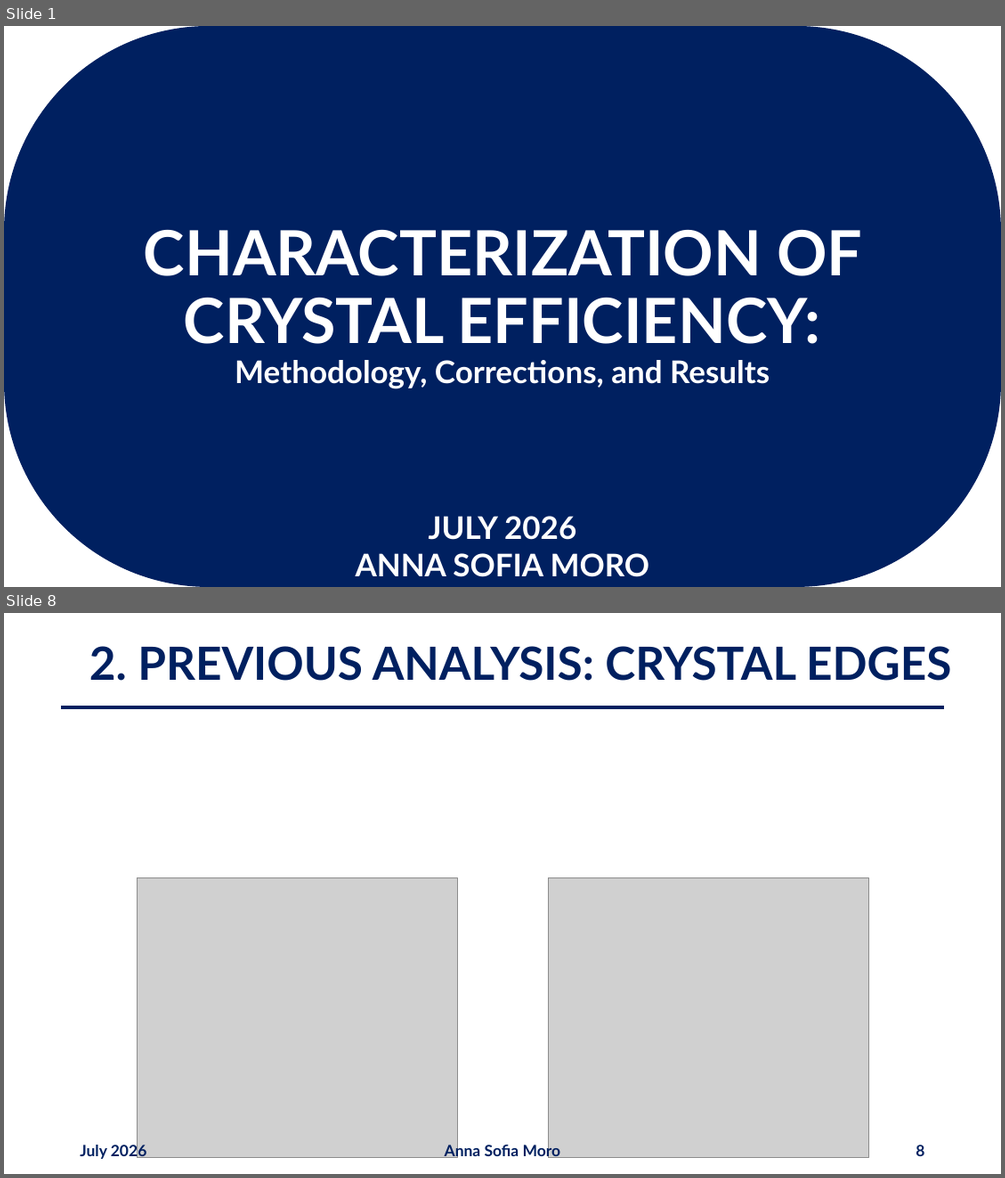
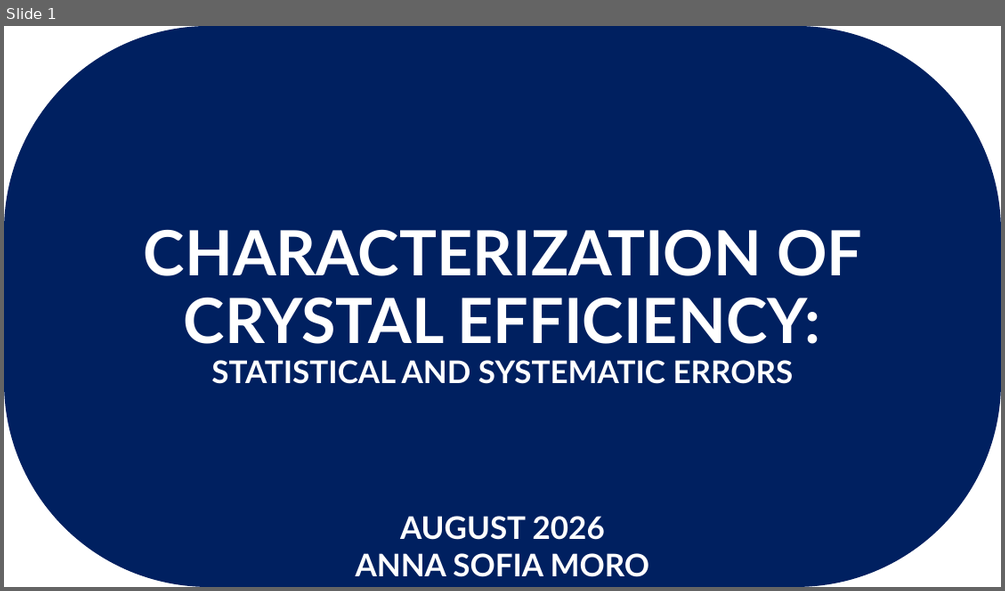
Before and after one commit to annaasofia/tesi, a slide deck: slides/week6.pptx. Shown one above the other, each under a label of ours: slides 1 and 8 before the commit, slide 1 after it; the slides between them are not shown. The pictures are 1005x1178 and 1005x591 pixels, drawn with LibreOffice and Linux fonts; fonts in the diff are those of the drawing; grey boxes stand for pictures. Boxes give left, top, right and bottom in pixels: in the first picture for what was removed or moved away, otherwise in the second. Text is boxed around its words. In the diff, an @@ line names an element or a change of style, - is before the commit and + after.

```diff
--- a/slides/week6.pptx
+++ b/slides/week6.pptx
@@ slide 8 removed at [4, 613, 1001, 1174], background #FFFFFF @@
@@ title removed at [89, 646, 951, 681] @@
-2. PREVIOUS ANALYSIS: CRYSTAL EDGES
@@ line removed from (61, 707) to (944, 707) @@
@@ picture removed at [137, 878, 457, 1159] @@
@@ picture removed at [548, 878, 868, 1159] @@
@@ text removed at [80, 1143, 147, 1159] @@
-July 2026
@@ text removed at [445, 1143, 561, 1159] @@
-Anna Sofia Moro
@@ page number removed at [915, 1144, 924, 1156] @@
-8
@@ slide 1 changed as well @@
@@ text in rounded rectangle at [211, 360, 793, 384]: text changed @@
-Methodology, Corrections, and Results
+STATISTICAL AND SYSTEMATIC ERRORS
@@ text at [400, 516, 605, 540]: text changed @@
-JULY 2026
+AUGUST 2026
```
Also in this commit, not shown: 7 other slides changed, 1 slide added, 20 other slides removed, 2 other files.
